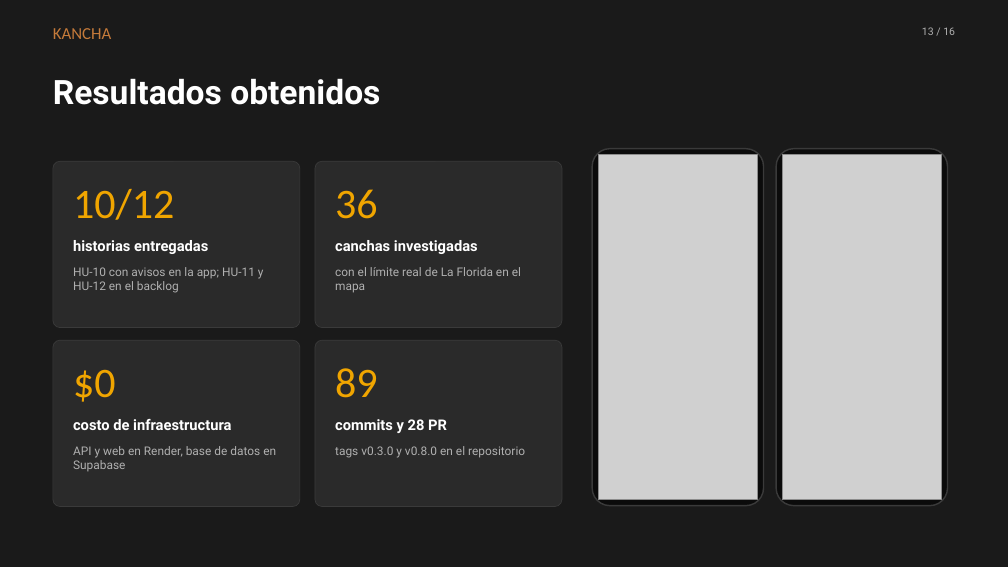
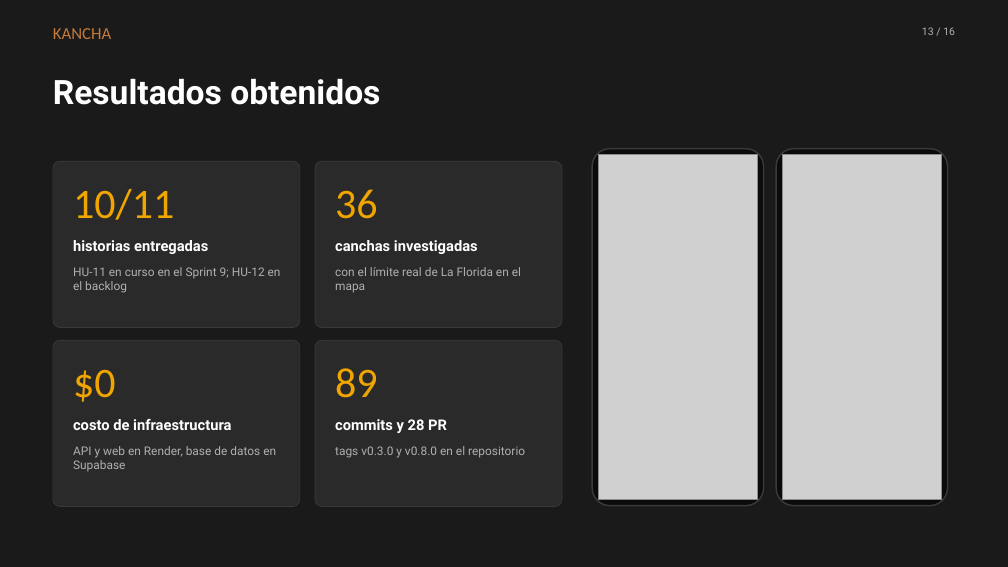
Before and after one commit to avenaaaa/KANCHA, a slide deck: slide 13 of fase-2-desarrollo/entrega/3-presentacion/Kancha_Presentacion_Fase2.pptx. Drawn at 1008x567 pixels with LibreOffice and Linux fonts; fonts in the diff are those of the drawing; grey boxes stand for pictures. Boxes give left, top, right and bottom in pixels: in the first picture for what was removed or moved away, otherwise in the second. Text is boxed around its words. In the diff, an @@ line names an element or a change of style, - is before the commit and + after.

```diff
--- a/fase-2-desarrollo/entrega/3-presentacion/Kancha_Presentacion_Fase2.pptx
+++ b/fase-2-desarrollo/entrega/3-presentacion/Kancha_Presentacion_Fase2.pptx
@@ text at <box>73,189,174,220</box>: text changed @@
-10/12
+10/11
@@ text at <box>73,267,281,293</box>: text changed @@
-HU-10 con avisos en la app; HU-11 y HU-12 en el backlog
+HU-11 en curso en el Sprint 9; HU-12 en el backlog
```
Also in this commit, not shown: 4 other slides changed, 4 other files.
